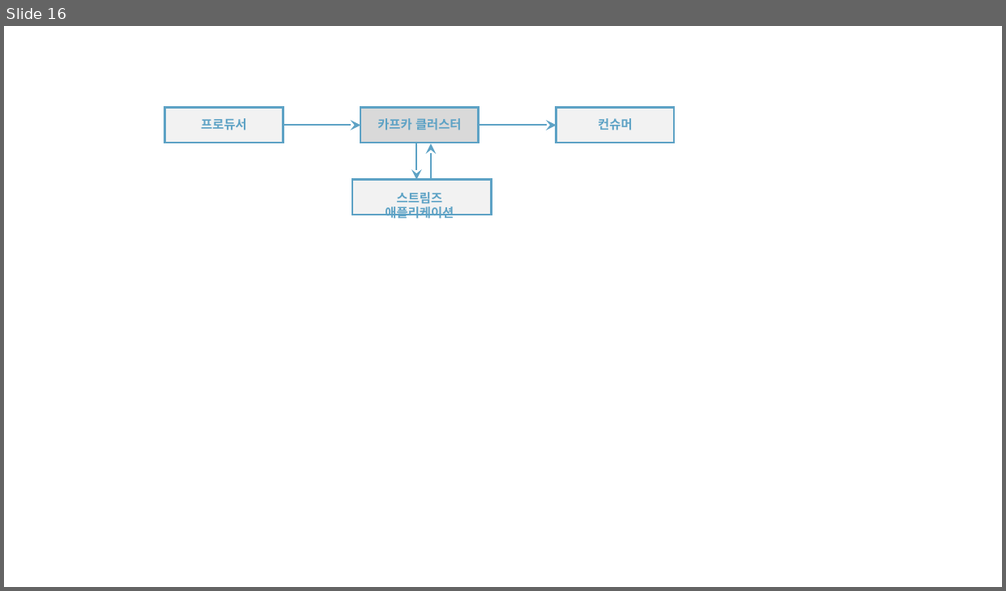
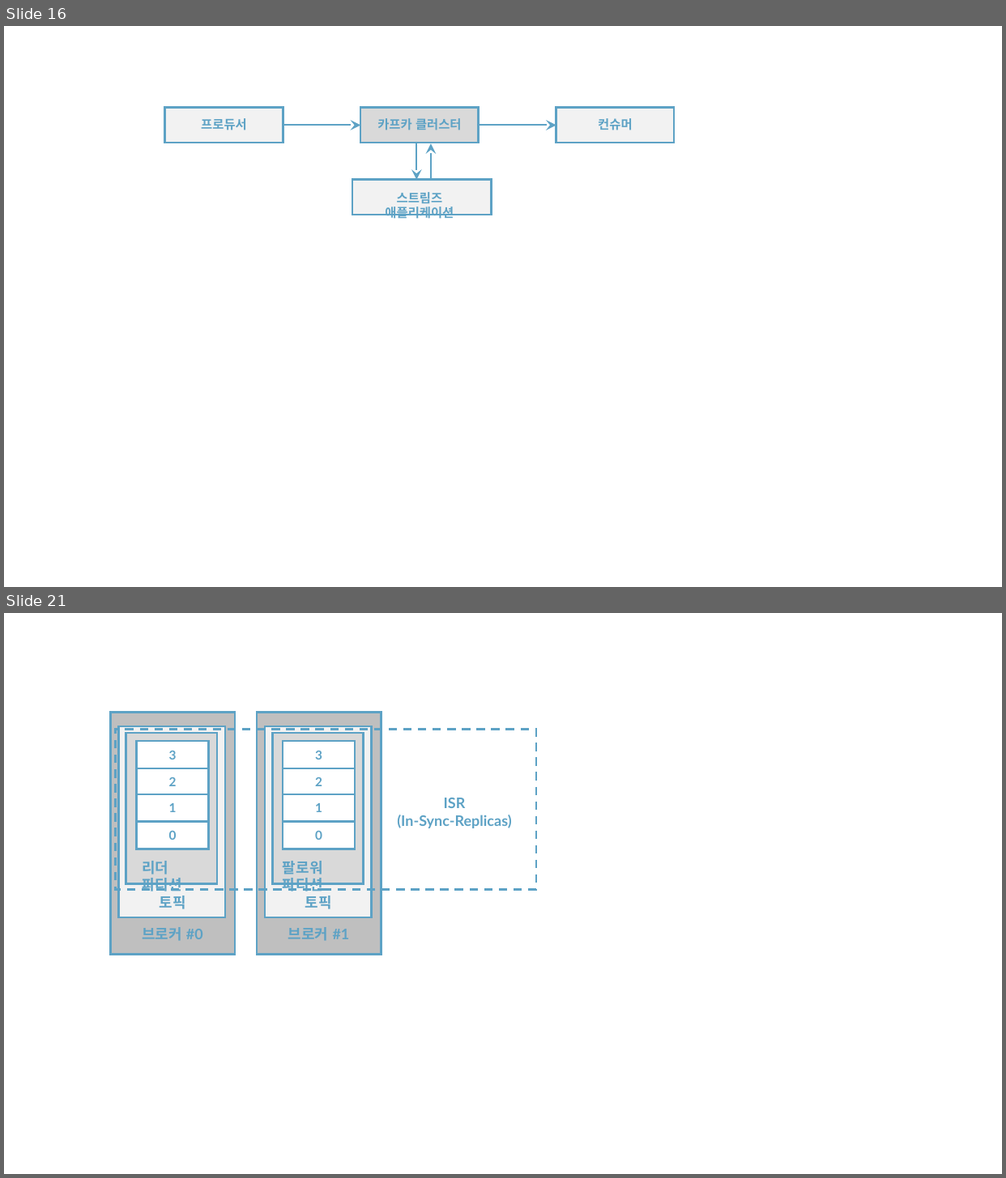
Before and after one commit to rudaks-han/book-summary, a slide deck: 아파치카프카_with자바/ref/프레젠테이션1.pptx. Shown one above the other, each under a label of ours: slide 16 before the commit, slides 16 and 21 after it; the slides between them are not shown. The pictures are 1006x591 and 1006x1178 pixels, drawn with LibreOffice and Linux fonts; fonts in the diff are those of the drawing. Boxes give left, top, right and bottom in pixels: in the first picture for what was removed or moved away, otherwise in the second. Text is boxed around its words. In the diff, an @@ line names an element or a change of style, - is before the commit and + after.

```diff
--- a/아파치카프카_with자바/ref/프레젠테이션1.pptx
+++ b/아파치카프카_with자바/ref/프레젠테이션1.pptx
@@ slide 21 added at <box>4,613,1002,1174</box>, background #FFFFFF @@
@@ rectangle added at <box>110,713,235,954</box>, fill #BFBFBF, outline #5DA2C5 2 pt @@
@@ rectangle added at <box>116,729,536,889</box>, outline #5DA2C5 2 pt dashed @@
@@ rectangle added at <box>118,726,225,918</box>, fill #F2F2F2, outline #5DA2C5 2 pt @@
@@ rectangle added at <box>126,733,216,884</box>, fill #D9D9D9, outline #5DA2C5 2 pt @@
@@ rectangle added at <box>257,713,381,954</box>, fill #BFBFBF, outline #5DA2C5 2 pt @@
@@ rectangle added at <box>266,726,372,918</box>, fill #F2F2F2, outline #5DA2C5 2 pt @@
@@ rectangle added at <box>273,733,364,884</box>, fill #D9D9D9, outline #5DA2C5 2 pt @@
@@ rectangle added at <box>137,741,208,769</box>, fill #FFFFFF, outline #5DA2C5 2 pt @@
@@ text added at <box>169,751,177,760</box>, 12 pt, text #5DA2C5, bold @@
+3
@@ rectangle added at <box>283,741,355,769</box>, fill #FFFFFF, outline #5DA2C5 2 pt @@
@@ text added at <box>315,751,322,760</box>, 12 pt, text #5DA2C5, bold @@
+3
@@ rectangle added at <box>137,769,208,796</box>, fill #FFFFFF, outline #5DA2C5 2 pt @@
@@ text added at <box>169,777,177,786</box>, 12 pt, text #5DA2C5, bold @@
+2
@@ rectangle added at <box>283,769,355,796</box>, fill #FFFFFF, outline #5DA2C5 2 pt @@
@@ text added at <box>315,777,322,786</box>, 12 pt, text #5DA2C5, bold @@
+2
@@ rectangle added at <box>137,794,208,822</box>, fill #FFFFFF, outline #5DA2C5 2 pt @@
@@ text added at <box>169,803,177,812</box>, 12 pt, text #5DA2C5, bold @@
+1
@@ rectangle added at <box>283,794,355,822</box>, fill #FFFFFF, outline #5DA2C5 2 pt @@
@@ text added at <box>315,803,322,812</box>, 12 pt, text #5DA2C5, bold @@
+1
@@ text added at <box>397,798,511,828</box>, 14 pt, text #5DA2C5, bold @@
+ISR
+(In-Sync-Replicas)
@@ rectangle added at <box>137,822,208,850</box>, fill #FFFFFF, outline #5DA2C5 2 pt @@
@@ text added at <box>169,831,177,840</box>, 12 pt, text #5DA2C5, bold @@
+0
@@ rectangle added at <box>283,822,355,850</box>, fill #FFFFFF, outline #5DA2C5 2 pt @@
@@ text added at <box>315,831,322,840</box>, 12 pt, text #5DA2C5, bold @@
+0
@@ text added at <box>142,861,182,892</box>, 14 pt, text #5DA2C5, bold @@
+리더 파티션
@@ text added at <box>283,861,323,892</box>, 14 pt, text #5DA2C5, bold @@
+팔로워 파티션
@@ text added at <box>159,896,185,909</box>, 14 pt, text #5DA2C5, bold @@
+토픽
@@ text added at <box>305,896,332,909</box>, 14 pt, text #5DA2C5, bold @@
+토픽
@@ text added at <box>142,927,203,941</box>, 14 pt, text #5DA2C5, bold @@
+브로커 #0
@@ text added at <box>288,927,350,941</box>, 14 pt, text #5DA2C5, bold @@
+브로커 #1
```
Also in this commit, not shown: 6 other slides added, 11 other files.
